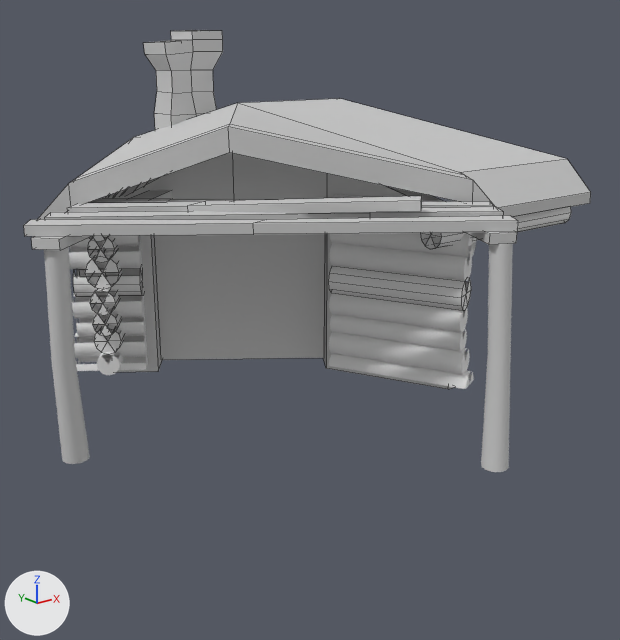
Two versions of the FBX model Kalevala Pinball/Assets/Models/Ilmarinen's Workshop.FBX, one commit apart.
The view is the same before and after, from a 50 mm camera at (0.1191, 0.0105, 0.0579) aimed at (0.2163, 0.1321, 0.0092). Arrows for +X, +Y and +Z are at lower left; the lights stay in place. Mesh edges are drawn as thin lines on the coarser meshes. Where no turn or scale is listed for an object, it has been applied to the vertices.

Before the edit, the objects in view are built like this:
```python
me_mesh_006 = bpy.data.meshes.new('Mesh.006')
me_mesh_006.from_pydata(...)  # 12 vertices, 8 faces; spans x 0.1733..0.2231, y 0.0932..0.1387, z 0.0343..0.0358
me_mesh_006.materials.append(mat_placeholder)  # light grey #cacaca
me_mesh_032 = bpy.data.meshes.new('Mesh.032')
me_mesh_032.from_pydata(...)  # 28 vertices, 22 faces; spans x 0.1785..0.19143, y 0.14616..0.15721, z 0.01106..0.01586
me_mesh_042 = bpy.data.meshes.new('Mesh.042')
me_mesh_042.from_pydata(...)  # 28 vertices, 22 faces; spans x 0.2164..0.2315, y 0.1035..0.1286, z 0.0034..0.0082
ob_patio_board002 = bpy.data.objects.new('Patio Board002', me_mesh_006)
ob_patio_board002.location = (0.0, 0.0, 0.0)
ob_wall_log018 = bpy.data.objects.new('Wall Log018', me_mesh_032)
ob_wall_log018.location = (0.0, 0.0, 0.0)
ob_wall_log027 = bpy.data.objects.new('Wall Log027', me_mesh_042)
ob_wall_log027.location = (0.0, 0.0, 0.0)
# also in view: 'Roof' at (0.2122, 0.148, 0.0389); 'Wall Log020' at (0.1848, 0.1518, 0.0058); 'Wall Log017' at (0.1852, 0.1515, 0.0181); 'Wall Log026' at (0.2238, 0.1164, 0.0096); 'Split Wall Log003' at (0.2242, 0.1156, 0.0028)
```
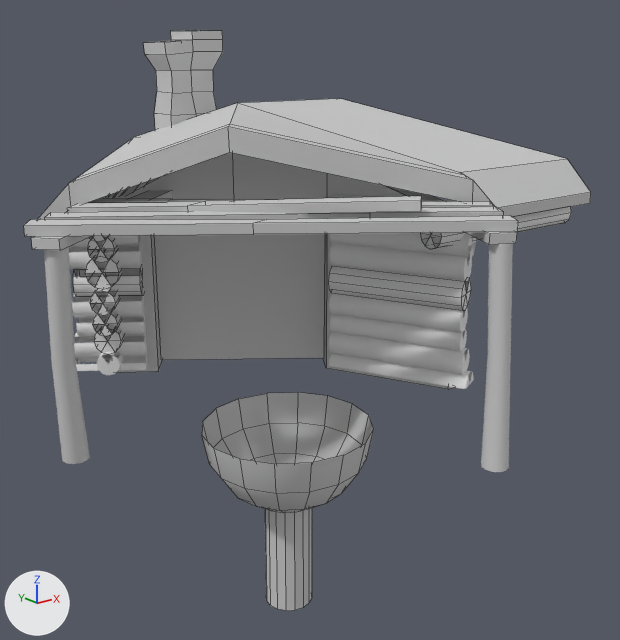
Where the change shows, as pixel boxes [x1, y1, x2, y2] in the pictures (620 x 640 px):
"Ilmarinen's Workshop Kickout Hole", added
    after: [202, 392, 374, 512]
'Kickout Hole Kicker', added
    after: [265, 508, 312, 611]

The change in detail:
Material 'Playfield Surface' (mat_playfield_surface) is new.
Its base color is (0.588, 0.588, 0.588) (light grey #cacaca).
Its roughness is 0.859.
Mesh me_mesh_045 is new.
It has 65 vertices, 64 faces and spans x 0.1823..0.2103, y 0.0989..0.1269, z -0.014..0.0.
It uses material mat_playfield_surface (its picture is missing).
Mesh me_mesh_046 is new.
It has 33 vertices, 32 faces and spans x -0.004..0.004, y -0.004..0.004, z -0.0189..0.0011.
It uses material mat_playfield_surface (its picture is missing).
Object "Ilmarinen's Workshop Kickout Hole" (ob_ilmarinen_s_workshop_kickout_hole) is new; it shows me_mesh_045.
Its location is (0.0, 0.0, 0.0).
Object 'Kickout Hole Kicker' (ob_kickout_hole_kicker) is new; it shows me_mesh_046.
Its location is (0.1963, 0.1129, -0.0135).
